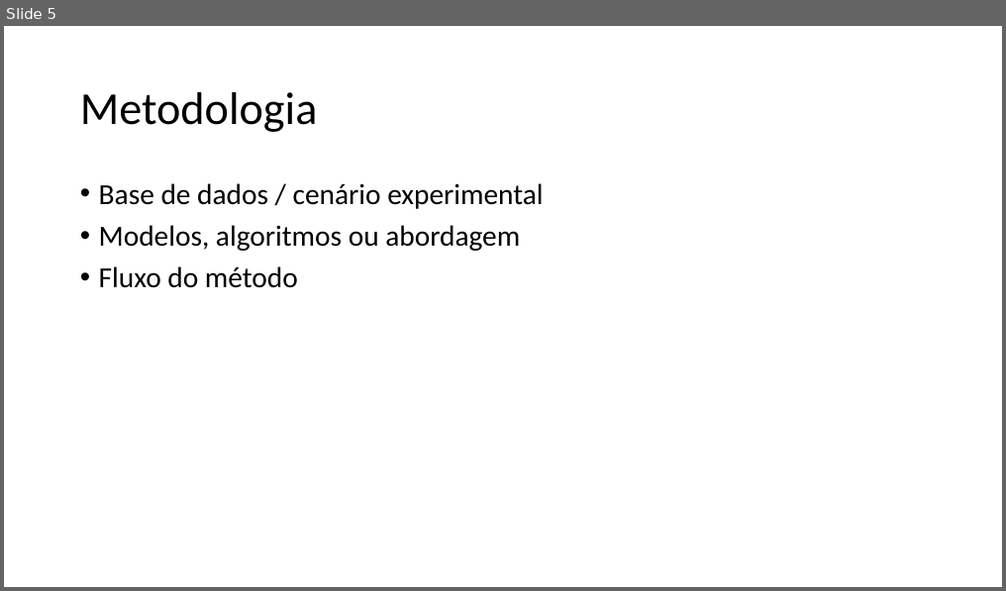
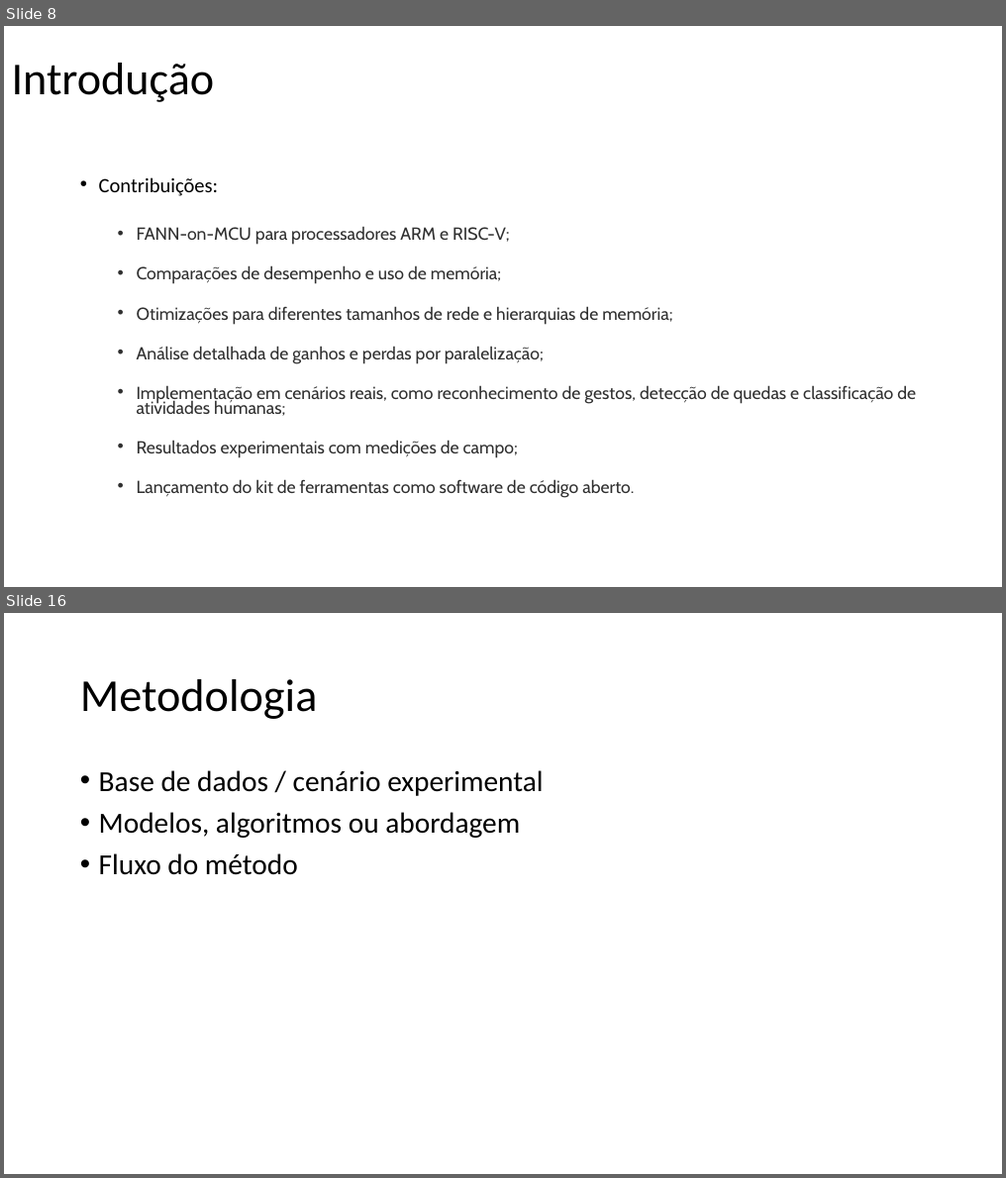
Before and after one commit to Scarpioni/gabriel-59-TP558, a slide deck: 2026/ciclo 1/TP558_X_Template (1).pptx. Shown one above the other, each under a label of ours: slide 5 before the commit, slides 8 and 16 after it; the slides between them are not shown. The pictures are 1006x591 and 1006x1178 pixels, drawn with LibreOffice and Linux fonts; fonts in the diff are those of the drawing. Boxes give left, top, right and bottom in pixels: in the first picture for what was removed or moved away, otherwise in the second. Text is boxed around its words. In the diff, an @@ line names an element or a change of style, - is before the commit and + after.

```diff
--- a/2026/ciclo 1/TP558_X_Template (1).pptx
+++ b/2026/ciclo 1/TP558_X_Template (1).pptx
@@ slide 8 added at (4, 26, 1002, 587), background #FFFFFF @@
@@ title added at (12, 63, 215, 102), 44 pt, text #000000 @@
+Introdução
@@ text added at (99, 177, 916, 497), 16.8 pt, text #303030 @@
+• Contribuições:
+  • FANN-on-MCU para processadores ARM e RISC-V;
+  • Comparações de desempenho e uso de memória;
+  • Otimizações para diferentes tamanhos de rede e hierarquias de memória;
+  • Análise detalhada de ganhos e perdas por paralelização;
+  • Implementação em cenários reais, como reconhecimento de gestos, detecção de quedas e classificação de atividades humanas;
+  • Resultados experimentais com medições de campo;
+  • Lançamento do kit de ferramentas como software de código aberto.
@@ what was slide 5 is now slide 16 @@
```
Also in this commit, not shown: 1 slide changed, 24 other slides added, 3 slides removed.
